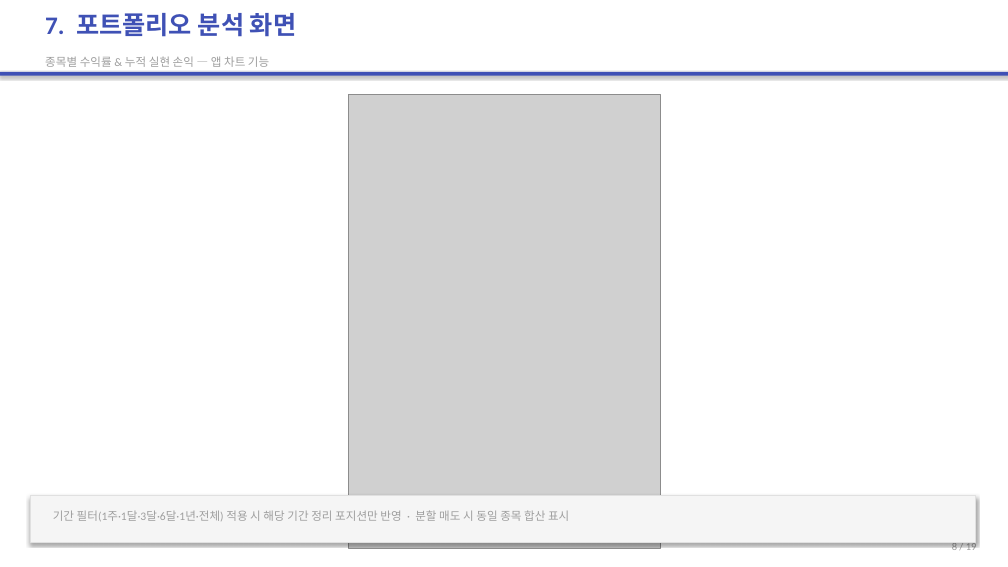
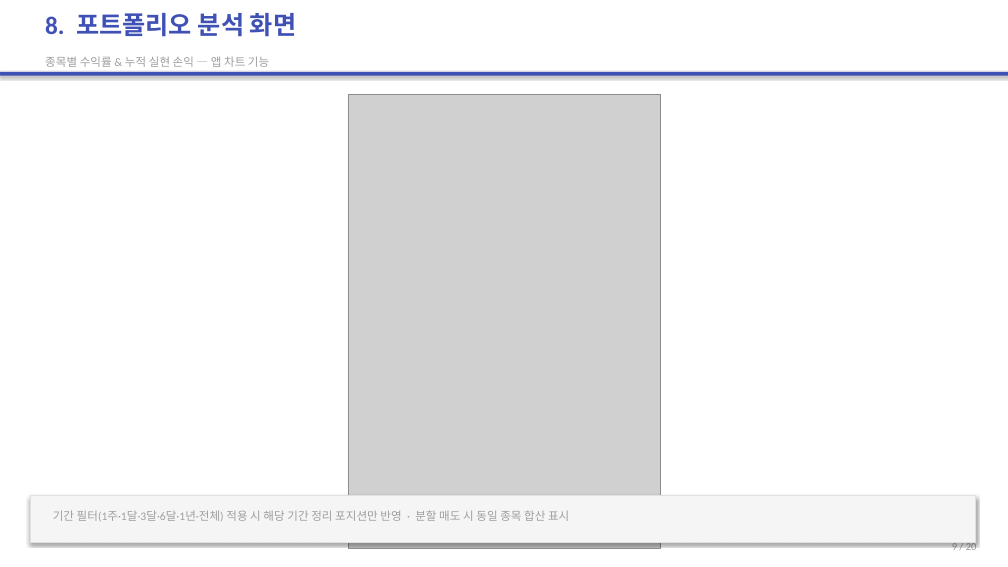
Before and after one commit to 2022136020/project_c, a slide deck: slide 9 of portfolio-tracker/presentation/portfolio-tracker-final.pptx (slide 8 before the commit). Drawn at 1008x567 pixels with LibreOffice and Linux fonts; fonts in the diff are those of the drawing; grey boxes stand for pictures. Boxes give left, top, right and bottom in pixels: in the first picture for what was removed or moved away, otherwise in the second. Text is boxed around its words. In the diff, an @@ line names an element or a change of style, - is before the commit and + after.

```diff
--- a/portfolio-tracker/presentation/portfolio-tracker-final.pptx
+++ b/portfolio-tracker/presentation/portfolio-tracker-final.pptx
@@ text at [45,13,296,37]: text changed @@
-7. 포트폴리오 분석 화면
+8. 포트폴리오 분석 화면
```
Also in this commit, not shown: 17 other slides changed, 1 slide added, 22 other files.
